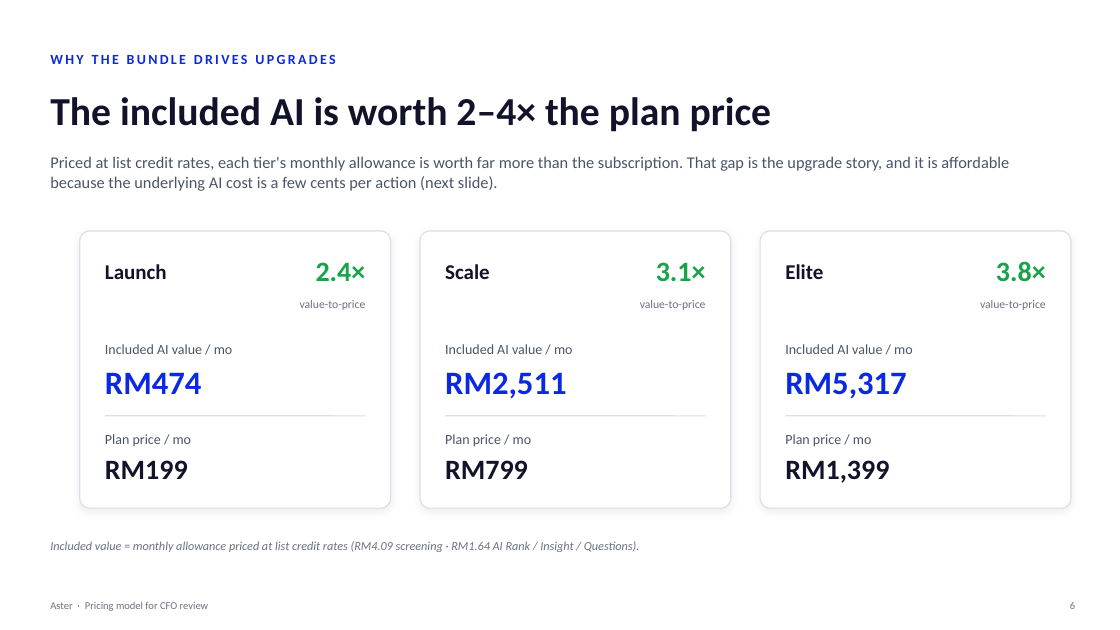
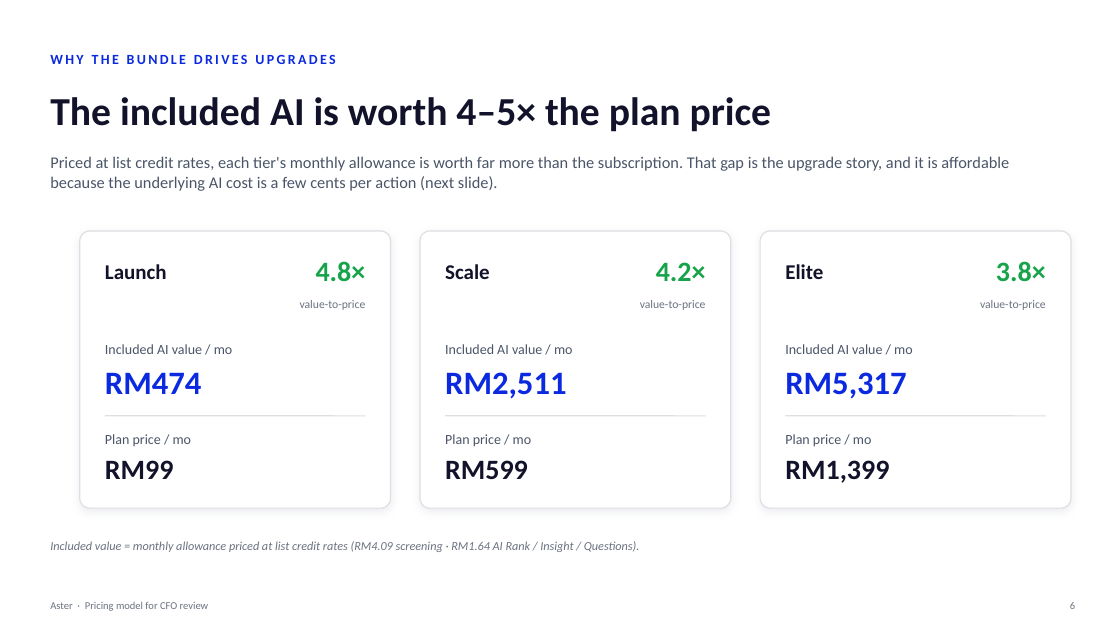
Before and after one commit to shahramly83/aster, a slide deck: slide 6 of docs/aster-pricing-cfo.pptx. Drawn at 1120x630 pixels with LibreOffice and Linux fonts; fonts in the diff are those of the drawing. Boxes give left, top, right and bottom in pixels: in the first picture for what was removed or moved away, otherwise in the second. Text is boxed around its words. In the diff, an @@ line names an element or a change of style, - is before the commit and + after.

```diff
--- a/docs/aster-pricing-cfo.pptx
+++ b/docs/aster-pricing-cfo.pptx
@@ text at [50,97,772,132]: text changed @@
-The included AI is worth 2–4× the plan price
+The included AI is worth 4–5× the plan price
@@ text at [316,261,366,282]: text changed @@
-2.4×
+4.8×
@@ text at [656,262,706,281]: text changed @@
-3.1×
+4.2×
@@ text at [105,460,174,479]: text changed @@
-RM199
+RM99
@@ text at [445,460,528,479]: text changed @@
-RM799
+RM599
```
Also in this commit, not shown: 5 other slides changed.
